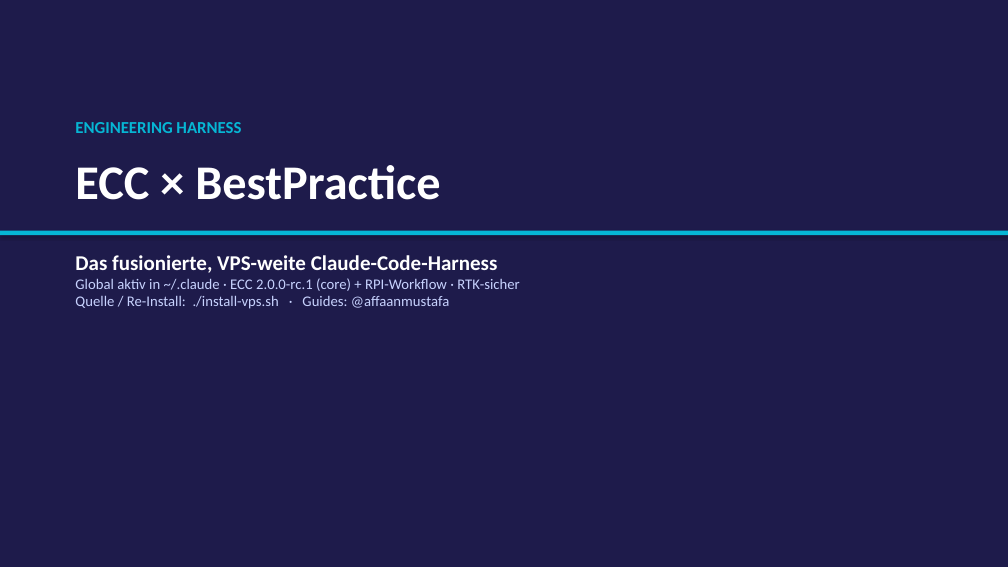
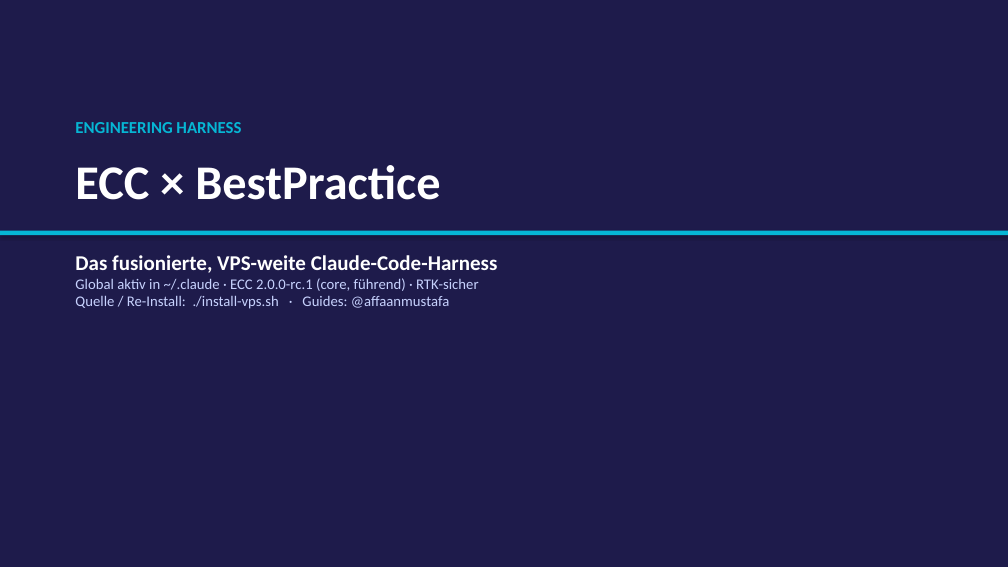
Before and after one commit to Paulee8155/Claude-Code-BestPractice, a slide deck: slide 1 of docs/ECC-Harness-Guide.de.pptx. Drawn at 1008x567 pixels with LibreOffice and Linux fonts; fonts in the diff are those of the drawing. Boxes give left, top, right and bottom in pixels: in the first picture for what was removed or moved away, otherwise in the second. Text is boxed around its words. In the diff, an @@ line names an element or a change of style, - is before the commit and + after.

```diff
--- a/docs/ECC-Harness-Guide.de.pptx
+++ b/docs/ECC-Harness-Guide.de.pptx
@@ text at [75, 278, 478, 291]: text changed @@
-Global aktiv in ~/.claude · ECC 2.0.0-rc.1 (core) + RPI-Workflow · RTK-sicher
+Global aktiv in ~/.claude · ECC 2.0.0-rc.1 (core, führend) · RTK-sicher
```
Also in this commit, not shown: 6 other slides changed, 1 slide added, 1 slide removed, 17 other files.
